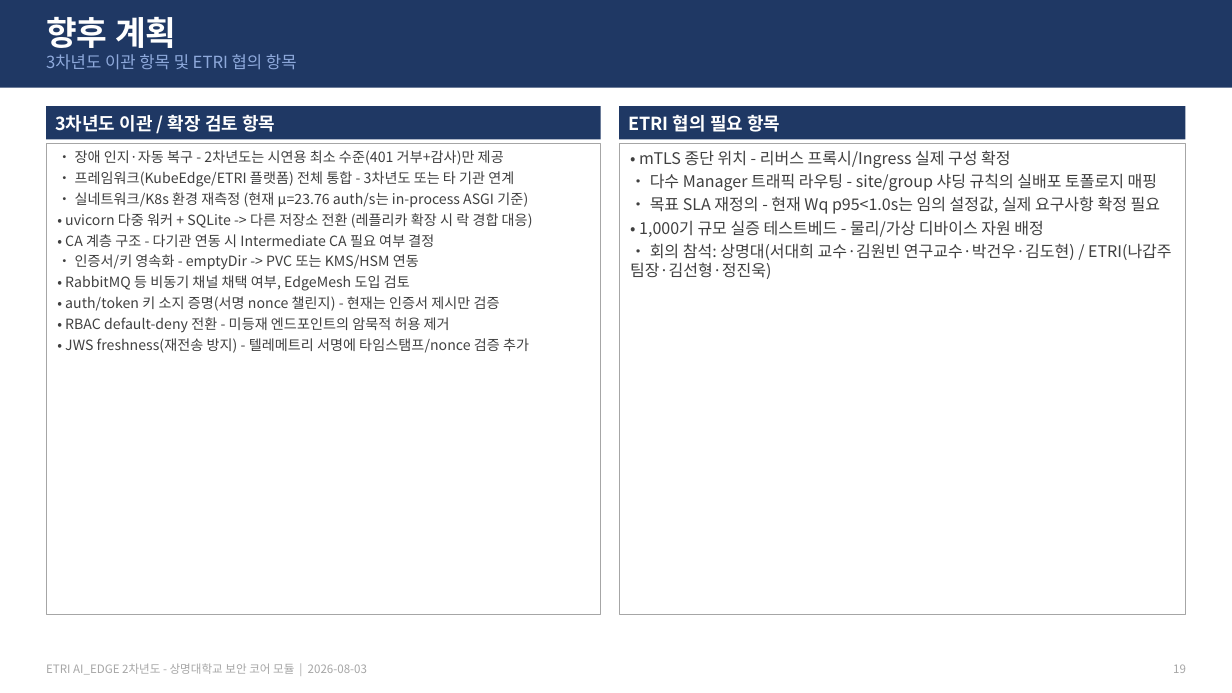
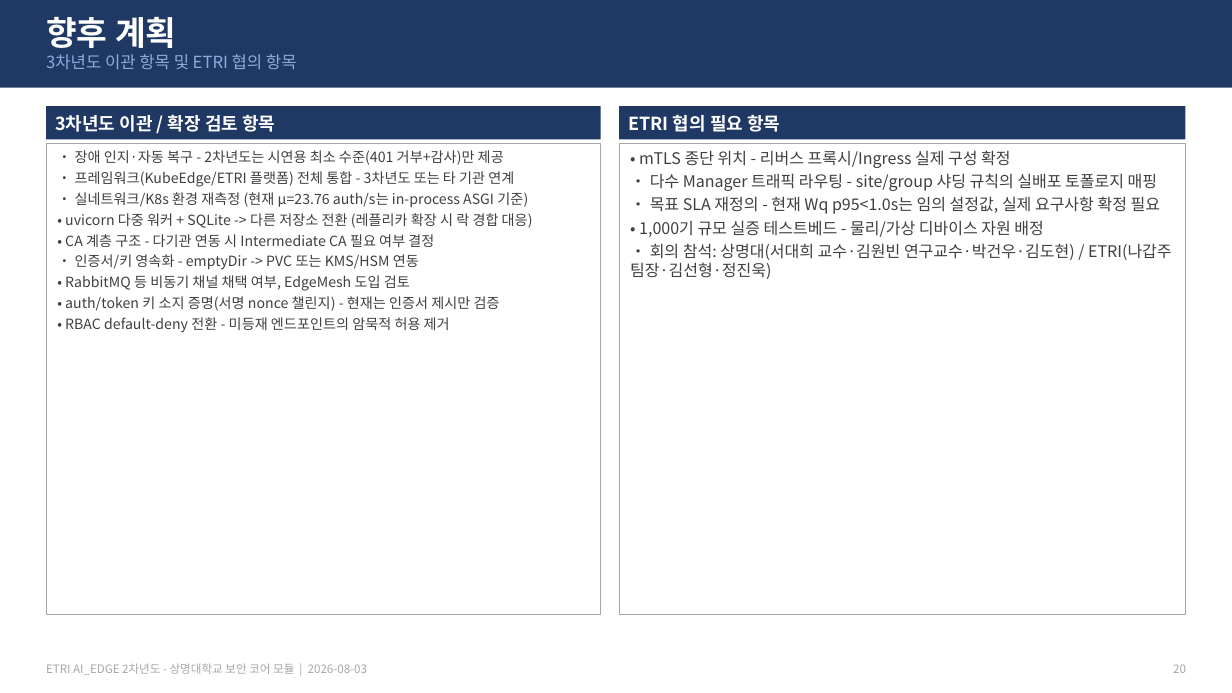
Before and after one commit to 55wind/kubeedge-edge-prototype, a slide deck: slide 20 of ppt/ETRI_2차년도_수행항목_매핑.pptx (slide 19 before the commit). Drawn at 1232x693 pixels with LibreOffice and Linux fonts; fonts in the diff are those of the drawing. Boxes give left, top, right and bottom in pixels: in the first picture for what was removed or moved away, otherwise in the second. Text is boxed around its words. In the diff, an @@ line names an element or a change of style, - is before the commit and + after.

```diff
--- a/ppt/ETRI_2차년도_수행항목_매핑.pptx
+++ b/ppt/ETRI_2차년도_수행항목_매핑.pptx
@@ text at box(65, 338, 529, 353): paragraph removed @@
-• JWS freshness(재전송 방지) - 텔레메트리 서명에 타임스탬프/nonce 검증 추가
@@ text at box(1173, 664, 1186, 673): text changed @@
-19
+20
```
Also in this commit, not shown: 1 other slide changed, 1 slide added, 16 other files.
